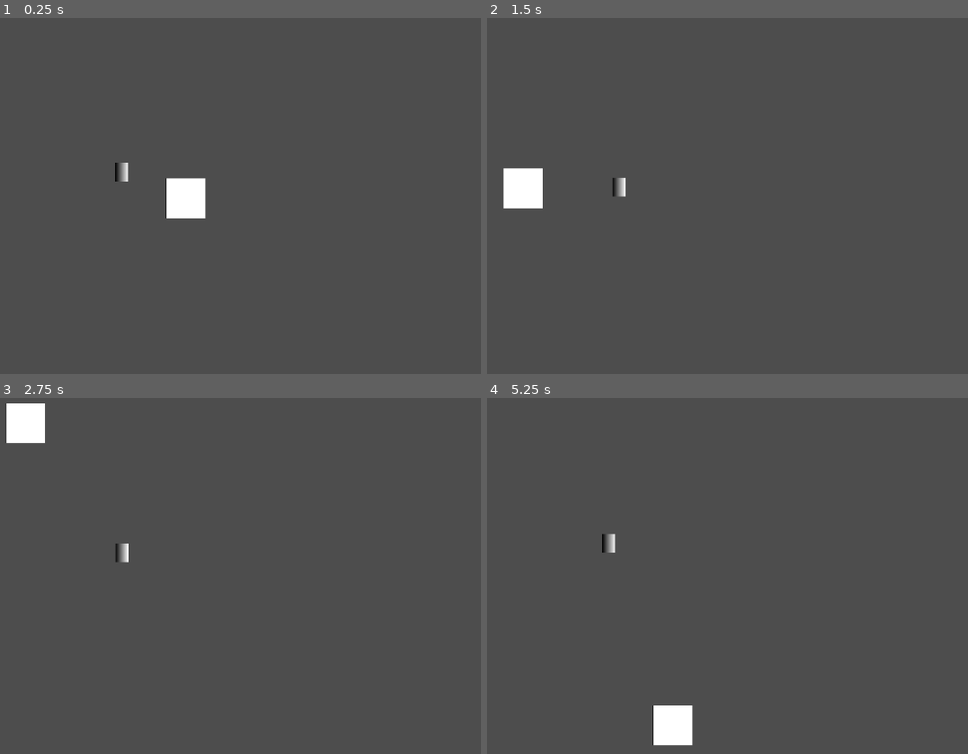
Above: before the commit, frames 1-4 (two rows, left to right).
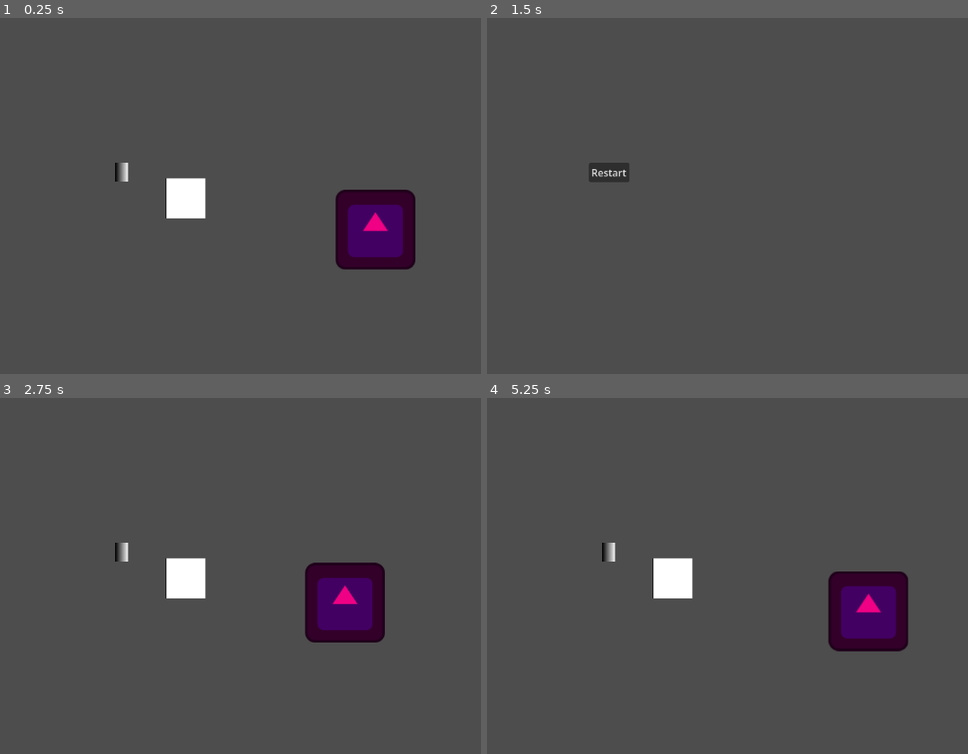
Above: after the commit, the same moments.

Repository: MarsikBlancik/HackathonV3
Game: Godot game, scene res://MainScene.tscn
Same seed, same stepped clock (60 frames per second), same inputs: the game is played once before the commit and once after it. The engine's default icon, where the game draws it, is replaced by a stand-in: a white triangle on a blue panel in a dark square.
Inputs (mouse positions are in pixels of both pictures, inside the frame that each line leads up to):
- Up to frame 1 (0.25 s): no input
- Up to frame 2 (1.5 s): tap Enter at 0.5 s; move the mouse to (765, 153) at 0.52 s; hold D 0.53-1.28 s; tap F at 0.6, 1.35 s; click (765, 153) at 0.67 s; tap Space at 0.77 s; move the mouse to (outside the picture) at 1.27 s; hold S from 1.28 s (still down)
- Up to frame 3 (2.75 s): tap Space at 1.52 s; release S at 2 s; click (120, 551) at 2 s, where only the run after the commit has a clickable "Restart"
- Up to frame 4 (5.25 s): move the mouse to (679, 462) at 2.77 s; hold D 2.78-3.5 s; tap F at 2.85, 4.35 s; click (607, 551) at 3.5 s, where only the run before the commit has a clickable "Restart"; move the mouse to (573, 632) at 4.27 s; hold W 4.28-5 s; click (573, 632) at 4.42 s; tap Space at 4.52 s; click (607, 551) at 5 s, where only the run after the commit has a clickable "Restart"

The runs differ from the first frame. In frame 1, 3.7% of the frame differs, in the area x 69-87%, y 48-71%; in frame 2, 1.4%; in frame 3, 5.6%; in frame 4, 5.7%, in the area x 23-88%, y 38-98%.

Commit message:
Add basic Enemy and Chase System

Diff:
--- /dev/null
+++ b/Enemy.tscn
@@ -0,0 +1,11 @@
+[gd_scene format=3 uid="uid://hxthfkggdh8n"]
+
+[ext_resource type="Script" uid="uid://dbaohr4cvad7" path="res://enemy.gd" id="1_s7bn3"]
+[ext_resource type="Texture2D" uid="uid://bg6fn6js05eym" path="res://icon.svg" id="1_tt7e2"]
+
+[node name="Enemy" type="Node2D" unique_id=544428658]
+script = ExtResource("1_s7bn3")
+
+[node name="Sprite2D" type="Sprite2D" parent="." unique_id=467901982]
+modulate = Color(0.94208246, 0, 0.5169437, 1)
+texture = ExtResource("1_tt7e2")
--- a/MainScene.tscn
+++ b/MainScene.tscn
@@ -3,6 +3,7 @@
 [ext_resource type="Script" uid="uid://dwsje81uvyhsg" path="res://main_scene.gd" id="1_rpqi1"]
 [ext_resource type="PackedScene" uid="uid://cl25grr7o014x" path="res://placeholderobiekt.tscn" id="1_x4av3"]
 [ext_resource type="PackedScene" uid="uid://conxxkjs4hhsj" path="res://Player.tscn" id="2_rpqi1"]
+[ext_resource type="PackedScene" uid="uid://hxthfkggdh8n" path="res://Enemy.tscn" id="3_rpqi1"]
 
 [node name="MainScene" type="Node2D" unique_id=1237574894]
 script = ExtResource("1_rpqi1")
@@ -10,3 +11,6 @@
 [node name="Node2D" parent="." unique_id=1689513127 instance=ExtResource("1_x4av3")]
 
 [node name="Node2D2" parent="." unique_id=56556000 instance=ExtResource("2_rpqi1")]
+
+[node name="Enemy" parent="." unique_id=544428658 instance=ExtResource("3_rpqi1")]
+position = Vector2(436, 99)
--- a/Player.tscn
+++ b/Player.tscn
@@ -9,7 +9,7 @@
 
 [sub_resource type="CapsuleShape2D" id="CapsuleShape2D_kpjcp"]
 
-[node name="Node2D" type="Node2D" unique_id=56556000]
+[node name="Node2D" type="Node2D" unique_id=56556000 groups=["Player"]]
 script = ExtResource("1_xhfnw")
 
 [node name="CharacterBody2D" type="CharacterBody2D" parent="." unique_id=570689020]
--- /dev/null
+++ b/enemy.gd
@@ -0,0 +1,48 @@
+extends Node2D
+
+@export var speed: float = 120.0
+@export var stop_distance: float = 50.0
+
+# --- USTAWIENIA ATAKU ---
+@export var attack_damage: int = 1
+@export var attack_cooldown: float = 1.0 # Czas między atakami w sekundach
+
+var player: Node2D = null
+var time_since_last_attack: float = 0.0 # Licznik czasu
+
+func _ready() -> void:
+	player = get_tree().get_first_node_in_group("Player")
+
+	if player == null:
+		print("Błąd: Przeciwnik nie znalazł gracza na mapie!")
+
+func _process(delta: float) -> void:
+	if is_instance_valid(player):
+		var distance_to_player = global_position.distance_to(player.global_position)
+
+		# 1. Poruszanie się (jeśli jest za daleko)
+		if distance_to_player > stop_distance:
+			var direction = (player.global_position - global_position).normalized()
+			global_position += direction * speed * delta
+
+		# 2. Atakowanie
+		# Dodajemy czas, który upłynął od ostatniej klatki (delta) do naszego licznika
+		time_since_last_attack += delta
+
+		# Sprawdzamy, czy przeciwnik jest wystarczająco blisko gracza
+		# (dodajemy mały bufor 5 pikseli, aby na pewno załapał zasięg, gdy się zatrzyma)
+		if distance_to_player <= stop_distance + 5.0:
+			# Sprawdzamy, czy minął już czas odnowienia (cooldown)
+			if time_since_last_attack >= attack_cooldown:
+				perform_attack()
+
+func perform_attack() -> void:
+	print("Przeciwnik: Uderzam gracza!")
+
+	# Bezpiecznie sprawdzamy, czy obiekt gracza posiada funkcję "modify_hp"
+	if player.has_method("modify_hp"):
+		# Wywołujemy funkcję gracza, podając wartość obrażeń na minusie
+		player.modify_hp(-attack_damage)
+
+	# Zerujemy licznik czasu, żeby przeciwnik musiał znów poczekać na kolejny atak
+	time_since_last_attack = 0.0
--- a/project.godot
+++ b/project.godot
@@ -19,6 +19,10 @@
 
 project/assembly_name="bullethell"
 
+[global_group]
+
+Player=""
+
 [physics]
 
 3d/physics_engine="Jolt Physics"
Not shown, added: enemy.gd.uid
